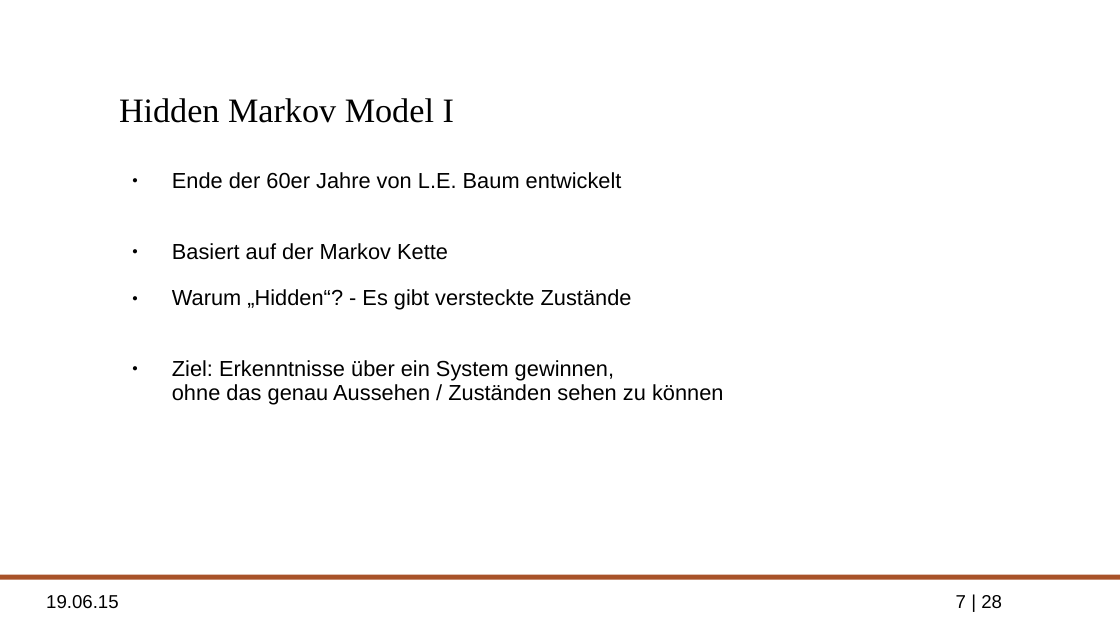
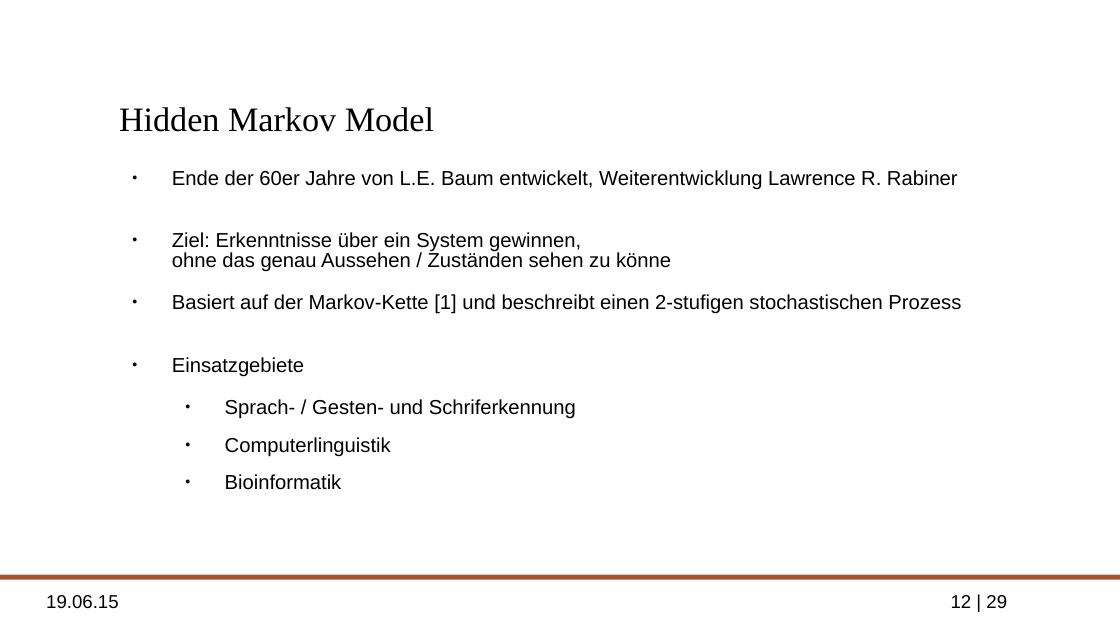
Before and after one commit to ppasler/Formale-Methoden-HMM, a slide deck: slide 12 of presentation/hidden_markov_pasler.odp (slide 7 before the commit). Drawn at 1120x630 pixels with LibreOffice and Linux fonts; fonts in the diff are those of the drawing; background and template pictures are left out. Boxes give left, top, right and bottom in pixels: in the first picture for what was removed or moved away, otherwise in the second. Text is boxed around its words. In the diff, an @@ line names an element or a change of style, - is before the commit and + after.

```diff
--- a/presentation/hidden_markov_pasler.odp
+++ b/presentation/hidden_markov_pasler.odp
@@ title at [119,107,434,132]: text changed @@
-Hidden Markov Model I
+Hidden Markov Model
@@ text at [172,170,961,490]: text changed; size 14 to 12.9 pt @@
-● Ende der 60er Jahre von L.E. Baum entwickelt
-● Basiert auf der Markov Kette
-● Warum „Hidden“? - Es gibt versteckte Zustände
-● Ziel: Erkenntnisse über ein System gewinnen,
-  ohne das genau Aussehen / Zuständen sehen zu können
+● Ende der 60er Jahre von L.E. Baum entwickelt, Weiterentwicklung Lawrence R. Rabiner
+● Ziel: Erkenntnisse über ein System gewinnen,
+  ohne das genau Aussehen / Zuständen sehen zu könne
+● Basiert auf der Markov-Kette [1] und beschreibt einen 2-stufigen stochastischen Prozess
+● Einsatzgebiete
+  ● Sprach- / Gesten- und Schriferkennung
+  ● Computerlinguistik
+  ● Bioinformatik
@@ page number at [951,595,1007,608]: text changed @@
-7 | 28
+12 | 29
```
Also in this commit, not shown: 11 other slides changed, 4 slides added, 3 slides removed, 2 other files.
